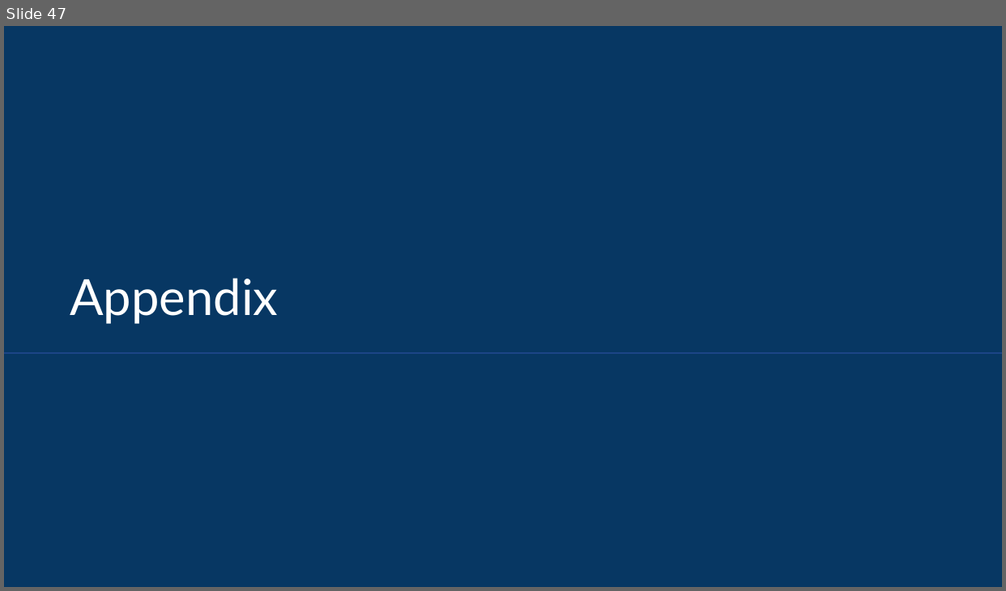
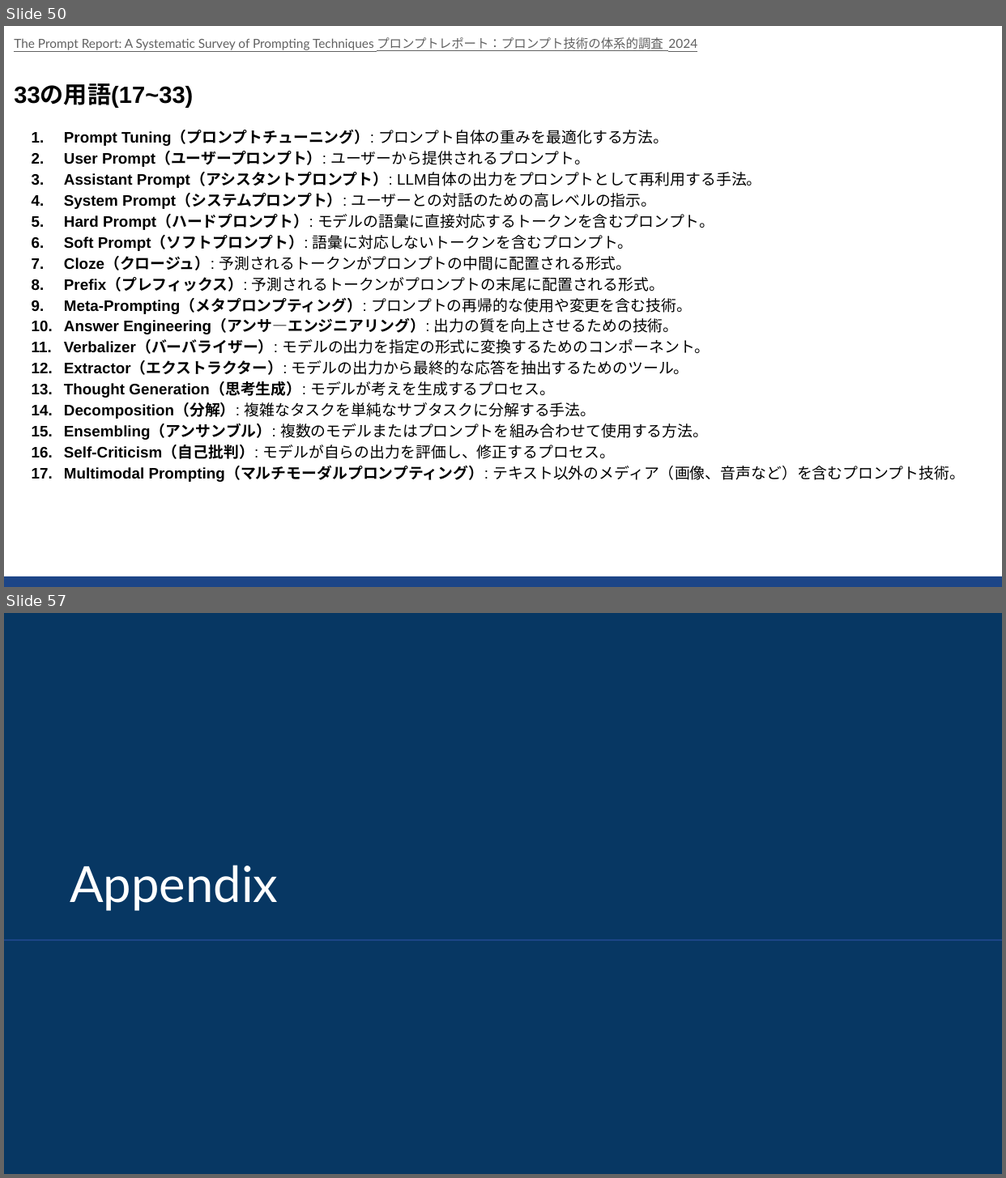
Before and after one commit to sekihan02/code_sundbox, a slide deck: 2024_LLM論文要約_6.pptx. Shown one above the other, each under a label of ours: slide 47 before the commit, slides 50 and 57 after it; the slides between them are not shown. The pictures are 1006x591 and 1006x1178 pixels, drawn with LibreOffice and Linux fonts; fonts in the diff are those of the drawing. Boxes give left, top, right and bottom in pixels: in the first picture for what was removed or moved away, otherwise in the second. Text is boxed around its words. In the diff, an @@ line names an element or a change of style, - is before the commit and + after.

```diff
--- a/2024_LLM論文要約_6.pptx
+++ b/2024_LLM論文要約_6.pptx
@@ slide 50 added at (4,26,1002,587), background #FFFFFF @@
@@ text added at (14,37,965,482), 11 pt, text #000000 @@
+The Prompt Report: A Systematic Survey of Prompting Techniques プロンプトレポート：プロンプト技術の体系的調査 2024
+33の用語(17~33)
+1. Prompt Tuning（プロンプトチューニング）: プロンプト自体の重みを最適化する方法。
+2. User Prompt（ユーザープロンプト）: ユーザーから提供されるプロンプト。
+3. Assistant Prompt（アシスタントプロンプト）: LLM自体の出力をプロンプトとして再利用する手法。
+4. System Prompt（システムプロンプト）: ユーザーとの対話のための高レベルの指示。
+5. Hard Prompt（ハードプロンプト）: モデルの語彙に直接対応するトークンを含むプロンプト。
+6. Soft Prompt（ソフトプロンプト）: 語彙に対応しないトークンを含むプロンプト。
+7. Cloze（クロージュ）: 予測されるトークンがプロンプトの中間に配置される形式。
+8. Prefix（プレフィックス）: 予測されるトークンがプロンプトの末尾に配置される形式。
+9. Meta-Prompting（メタプロンプティング）: プロンプトの再帰的な使用や変更を含む技術。
+10. Answer Engineering（アンサ―エンジニアリング）: 出力の質を向上させるための技術。
+11. Verbalizer（バーバライザー）: モデルの出力を指定の形式に変換するためのコンポーネント。
+12. Extractor（エクストラクター）: モデルの出力から最終的な応答を抽出するためのツール。
+13. Thought Generation（思考生成）: モデルが考えを生成するプロセス。
+14. Decomposition（分解）: 複雑なタスクを単純なサブタスクに分解する手法。
+15. Ensembling（アンサンブル）: 複数のモデルまたはプロンプトを組み合わせて使用する方法。
+16. Self-Criticism（自己批判）: モデルが自らの出力を評価し、修正するプロセス。
+17. Multimodal Prompting（マルチモーダルプロンプティング）: テキスト以外のメディア（画像、音声など）を含むプロンプト技術。
@@ rectangle added at (4,577,1002,587), fill #1C4587 @@
@@ what was slide 47 is now slide 57 @@
```
Also in this commit, not shown: 9 other slides added, 1 other file.
